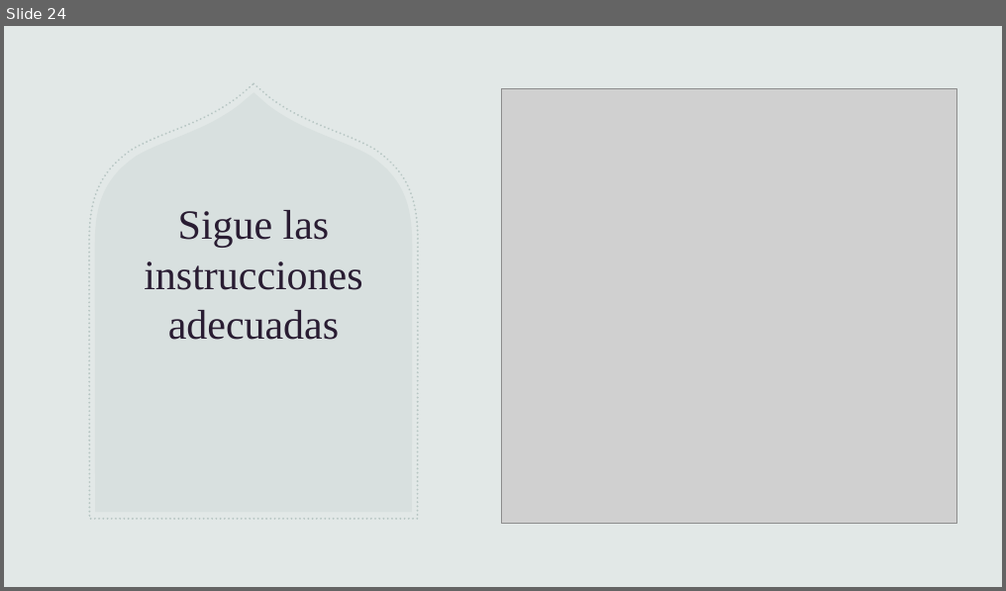
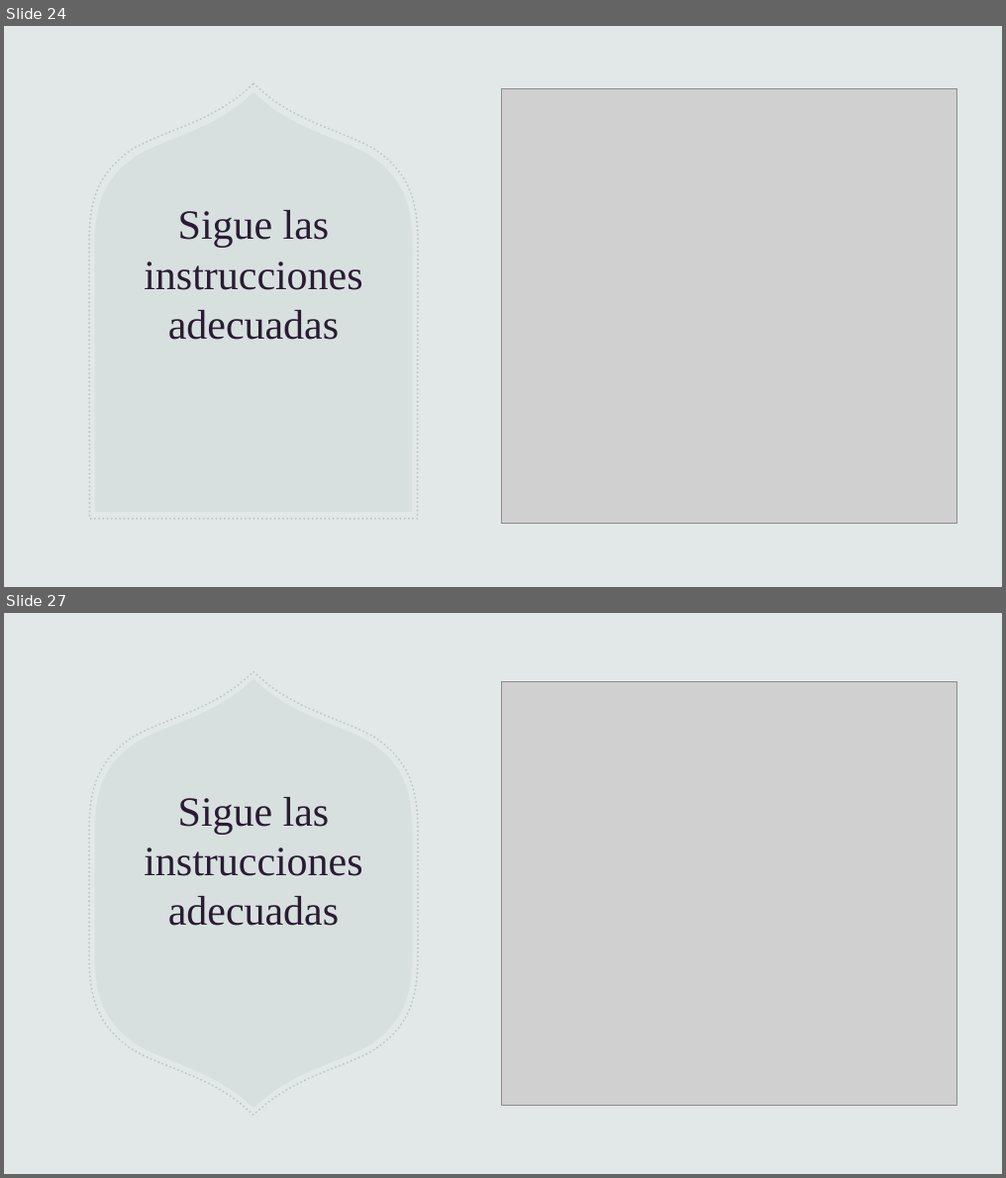
Before and after one commit to mfloresdev/Tutorial-Git, a slide deck: Git & GitHub.pptx. Shown one above the other, each under a label of ours: slide 24 before the commit, slides 24 and 27 after it; the slides between them are not shown. The pictures are 1006x591 and 1006x1178 pixels, drawn with LibreOffice and Linux fonts; fonts in the diff are those of the drawing; grey boxes stand for pictures. Boxes give left, top, right and bottom in pixels: in the first picture for what was removed or moved away, otherwise in the second. Text is boxed around its words. In the diff, an @@ line names an element or a change of style, - is before the commit and + after.

```diff
--- a/Git & GitHub.pptx
+++ b/Git & GitHub.pptx
@@ slide 27 added at bbox=[4, 613, 1002, 1174], background #E2E8E7; not listed: 4 template elements that a slide beside it also shows @@
@@ rectangle added at bbox=[4, 613, 1002, 1174], fill #E2E8E7 @@
@@ freeform shape added at bbox=[89, 672, 418, 1115], outline #A2B5B2 2 pt dashed @@
@@ freeform shape added at bbox=[94, 679, 412, 1109], fill #A2B5B2 at 15% opacity @@
@@ picture added at bbox=[501, 682, 957, 1106] @@
@@ group added at bbox=[762, 613, 1002, 1025]: 4 freeform shapes @@
@@ title added at bbox=[144, 797, 362, 926], 40 pt, text #291C32 @@
+Sigue las instrucciones adecuadas
```
Also in this commit, not shown: 9 other slides added.
